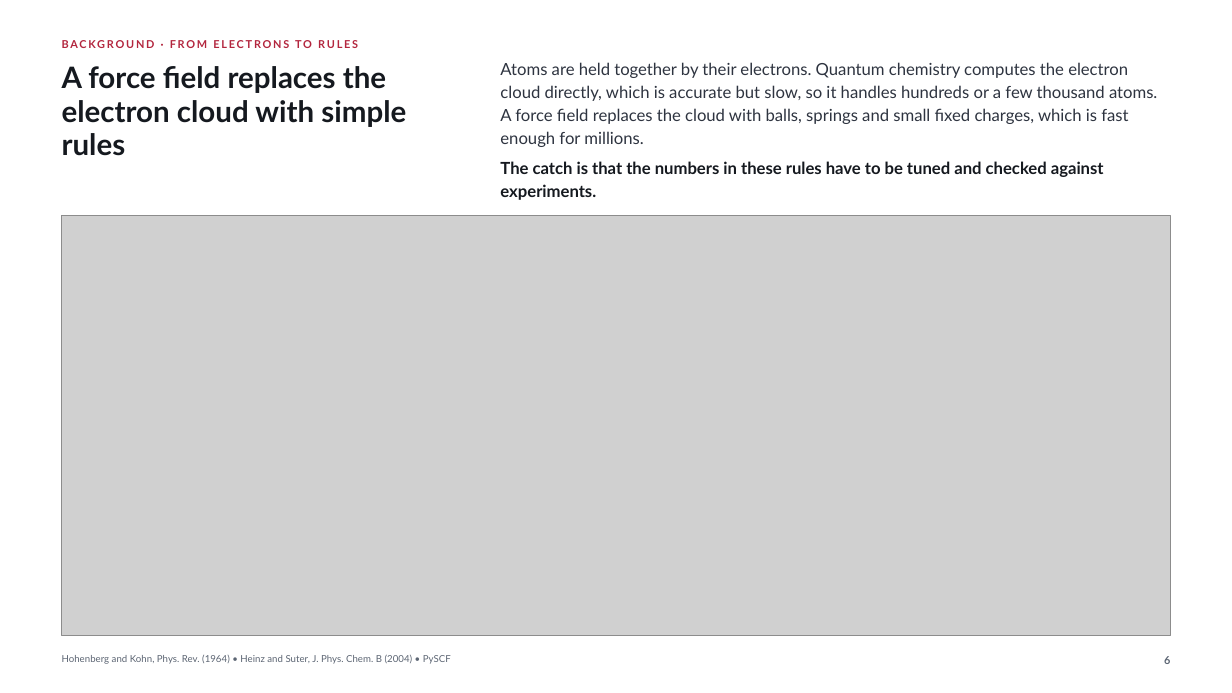
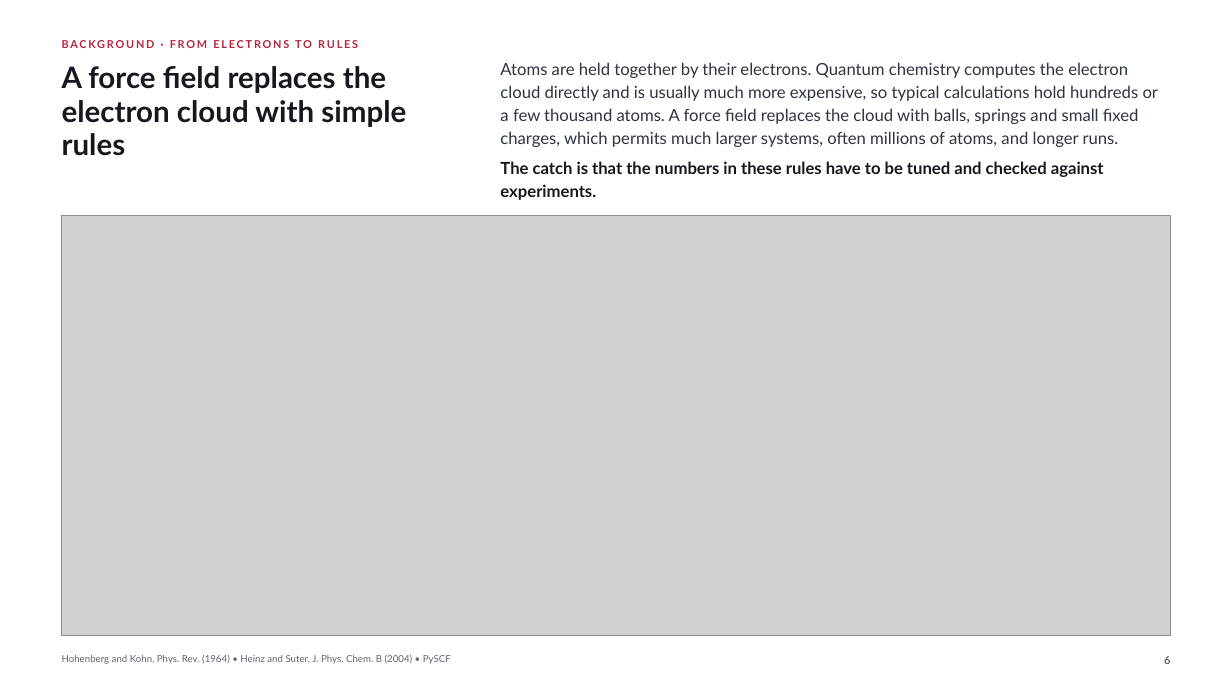
Before and after one commit to fl-sean03/fl-sean03.github.io, a slide deck: slide 6 of static/decks/interface-force-field/downloads/iff-visual-showcase.pptx. Drawn at 1232x693 pixels with LibreOffice and Linux fonts; fonts in the diff are those of the drawing; grey boxes stand for pictures. Boxes give left, top, right and bottom in pixels: in the first picture for what was removed or moved away, otherwise in the second. Text is boxed around its words. In the diff, an @@ line names an element or a change of style, - is before the commit and + after.

```diff
--- a/static/decks/interface-force-field/downloads/iff-visual-showcase.pptx
+++ b/static/decks/interface-force-field/downloads/iff-visual-showcase.pptx
@@ text at bbox=[500, 85, 1159, 101]: text changed @@
-cloud directly, which is accurate but slow, so it handles hundreds or a few thousand atoms.
+cloud directly and is usually much more expensive, so typical calculations hold hundreds or
@@ text at bbox=[500, 108, 1139, 124]: text changed @@
-A force field replaces the cloud with balls, springs and small fixed charges, which is fast
+a few thousand atoms. A force field replaces the cloud with balls, springs and small fixed
@@ text at bbox=[500, 131, 1119, 147]: text changed @@
-enough for millions.
+charges, which permits much larger systems, often millions of atoms, and longer runs.
```
Also in this commit, not shown: 7 other slides changed, 33 other files.
